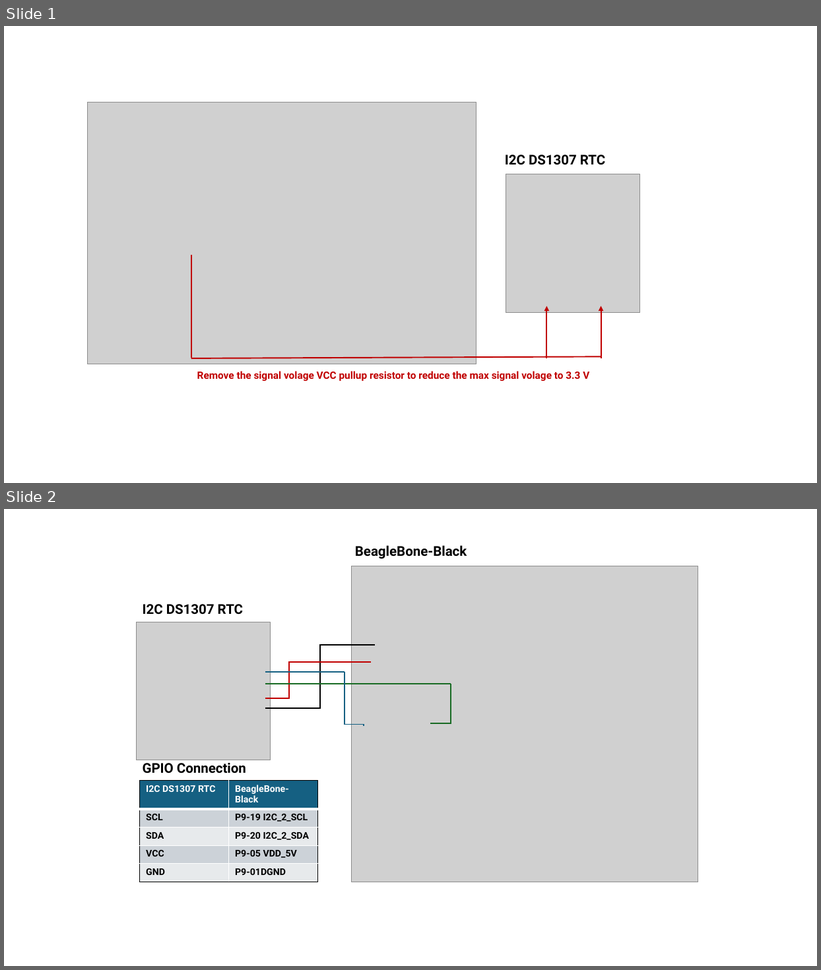
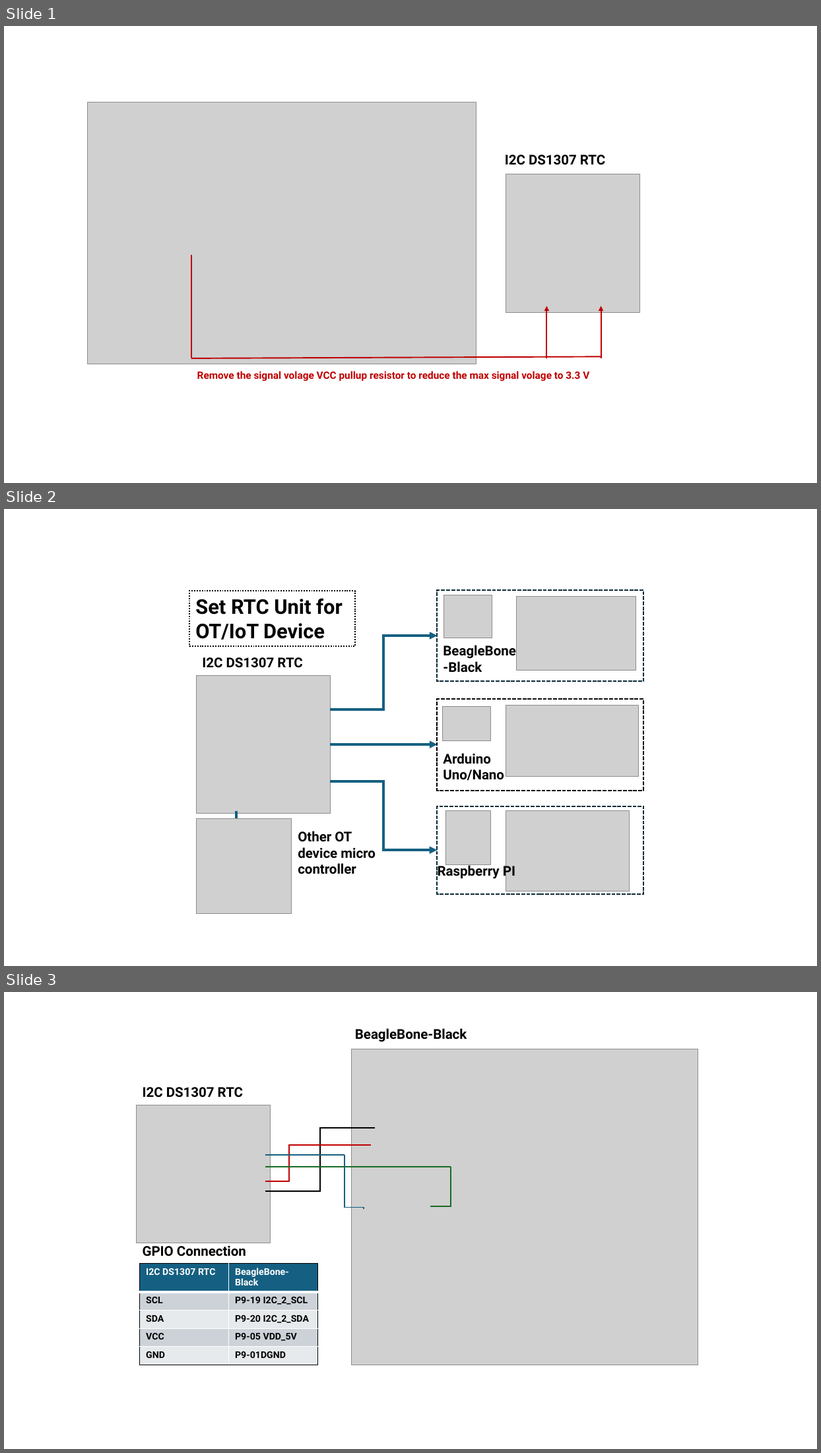
Before and after one commit to LiuYuancheng/Configure_DS1307_RTC_on_BBB_Arduino_RsPI, a slide deck: doc/designDoc.pptx. Shown one above the other, each under a label of ours: slides 1 and 2 before the commit, slides 1, 2 and 3 after it. The pictures are 821x970 and 821x1453 pixels, drawn with LibreOffice and Linux fonts; fonts in the diff are those of the drawing; grey boxes stand for pictures. Boxes give left, top, right and bottom in pixels: in the first picture for what was removed or moved away, otherwise in the second. Text is boxed around its words. In the diff, an @@ line names an element or a change of style, - is before the commit and + after.

```diff
--- a/doc/designDoc.pptx
+++ b/doc/designDoc.pptx
@@ slide 2 added at box(4, 509, 817, 966), background #FFFFFF @@
@@ rectangle added at box(189, 591, 354, 646), outline #000000 1.5 pt dashed, 24 pt, text #000000, bold @@
+Set RTC Unit for OT/IoT Device
@@ rectangle added at box(437, 590, 644, 682), outline #092A39 1.5 pt dashed @@
@@ picture added at box(444, 595, 492, 638) @@
@@ picture added at box(516, 596, 636, 670) @@
@@ elbow arrow added from (330, 710) to (437, 636), #156082 3 pt @@
@@ text added at box(443, 645, 516, 673), 16 pt, text #000000, bold @@
+BeagleBone-Black
@@ text added at box(202, 657, 302, 668), 16 pt, text #000000, bold @@
+I2C DS1307 RTC
@@ picture added at box(196, 675, 330, 814) @@
@@ rectangle added at box(437, 699, 644, 791), outline #000000 1.5 pt dashed @@
@@ picture added at box(443, 706, 491, 741) @@
@@ picture added at box(506, 706, 639, 776) @@
@@ arrow added from (330, 745) to (437, 745), #156082 3 pt @@
@@ text added at box(443, 753, 504, 781), 16 pt, text #000000, bold @@
+Arduino Uno/Nano
@@ elbow arrow added from (330, 782) to (437, 851), #156082 3 pt @@
@@ picture added at box(196, 819, 291, 914) @@
@@ arrow added from (236, 811) to (236, 841), #156082 3 pt @@
@@ rectangle added at box(437, 807, 644, 894), outline #092A39 1.5 pt dashed @@
@@ picture added at box(446, 811, 491, 865) @@
@@ picture added at box(506, 811, 630, 891) @@
@@ text added at box(298, 831, 376, 875), 16 pt, text #000000, bold @@
+Other OT device micro controller
@@ text added at box(438, 863, 516, 880), 16 pt, text #000000, bold @@
+Raspberry PI
@@ what was slide 2 is now slide 3 @@
```
Also in this commit, not shown: 5 other files.
